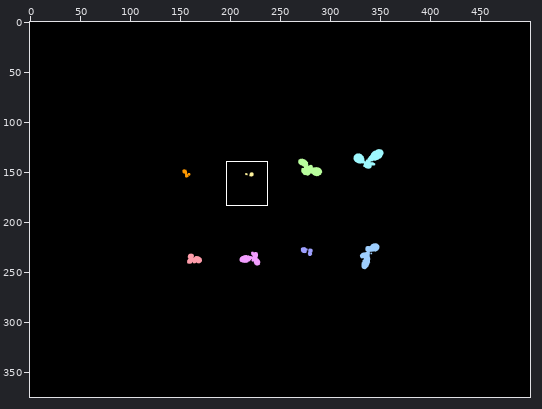
A sprite sheet gets an edit: test/Annotations/video1/00000.png. The first picture is a wide view before the edit; the outline marks the close-up.
Close-up. Earlier state:
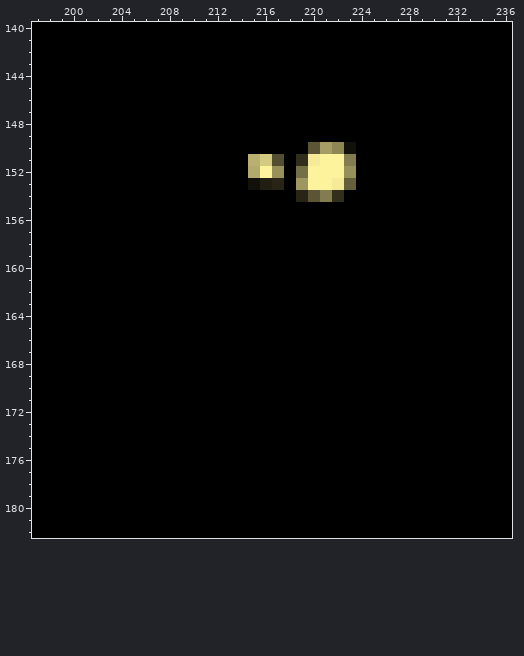
The file is 500x375 pixels. Colours within 5 levels of each other are drawn and written as one. Shown: x 197..236, y 140..182. The commit also changed other parts of the picture, which this record leaves out.
The result:
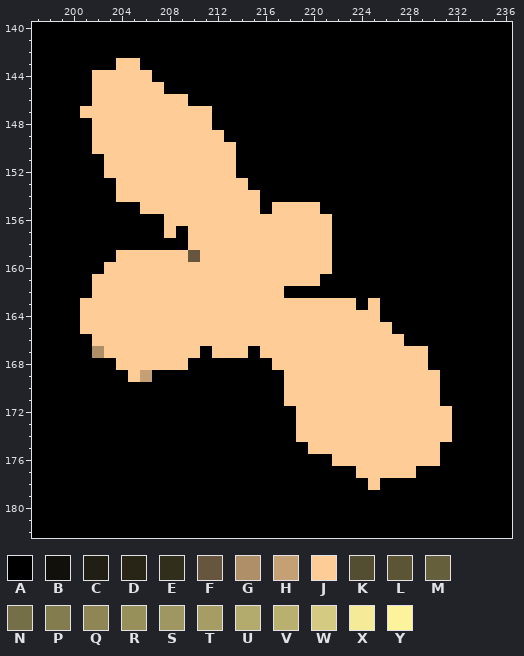
Palette (. is transparent): A #000000  B #11100a  C #211f13  D #282516  E #322e1c  F #67563e  G #ae8f68  H #c5a074  J #fecc96  K #534e31  L #5b5535  M #655f3c  N #756f47  P #837c4f  Q #8e8654  R #97905b  S #9e9761  T #a69d64  U #b3ab6e  V #b9af6e  W #d5ca81  X #f5ea97  Y #fef39d
From old to new:
@@ x 197..236 @@
 142 AAAAAAAAAAAAAAAAAAAAAAAAAAAAAAAAAAAAAAAA
-143 AAAAAAAAAAAAAAAAAAAAAAAAAAAAAAAAAAAAAAAA
-144 AAAAAAAAAAAAAAAAAAAAAAAAAAAAAAAAAAAAAAAA
-145 AAAAAAAAAAAAAAAAAAAAAAAAAAAAAAAAAAAAAAAA
-146 AAAAAAAAAAAAAAAAAAAAAAAAAAAAAAAAAAAAAAAA
-147 AAAAAAAAAAAAAAAAAAAAAAAAAAAAAAAAAAAAAAAA
-148 AAAAAAAAAAAAAAAAAAAAAAAAAAAAAAAAAAAAAAAA
-149 AAAAAAAAAAAAAAAAAAAAAAAAAAAAAAAAAAAAAAAA
-150 AAAAAAAAAAAAAAAAAAAAAAALTQBAAAAAAAAAAAAA
-151 AAAAAAAAAAAAAAAAAAVWKAEXYYPAAAAAAAAAAAAA
-152 AAAAAAAAAAAAAAAAAAUYRANYYYRAAAAAAAAAAAAA
-153 AAAAAAAAAAAAAAAAAABCDASYYXMAAAAAAAAAAAAA
-154 AAAAAAAAAAAAAAAAAAAAAADLPEAAAAAAAAAAAAAA
-155 AAAAAAAAAAAAAAAAAAAAAAAAAAAAAAAAAAAAAAAA
-156 AAAAAAAAAAAAAAAAAAAAAAAAAAAAAAAAAAAAAAAA
-157 AAAAAAAAAAAAAAAAAAAAAAAAAAAAAAAAAAAAAAAA
-158 AAAAAAAAAAAAAAAAAAAAAAAAAAAAAAAAAAAAAAAA
-159 AAAAAAAAAAAAAAAAAAAAAAAAAAAAAAAAAAAAAAAA
-160 AAAAAAAAAAAAAAAAAAAAAAAAAAAAAAAAAAAAAAAA
-161 AAAAAAAAAAAAAAAAAAAAAAAAAAAAAAAAAAAAAAAA
-162 AAAAAAAAAAAAAAAAAAAAAAAAAAAAAAAAAAAAAAAA
-163 AAAAAAAAAAAAAAAAAAAAAAAAAAAAAAAAAAAAAAAA
-164 AAAAAAAAAAAAAAAAAAAAAAAAAAAAAAAAAAAAAAAA
-165 AAAAAAAAAAAAAAAAAAAAAAAAAAAAAAAAAAAAAAAA
-166 AAAAAAAAAAAAAAAAAAAAAAAAAAAAAAAAAAAAAAAA
-167 AAAAAAAAAAAAAAAAAAAAAAAAAAAAAAAAAAAAAAAA
-168 AAAAAAAAAAAAAAAAAAAAAAAAAAAAAAAAAAAAAAAA
-169 AAAAAAAAAAAAAAAAAAAAAAAAAAAAAAAAAAAAAAAA
-170 AAAAAAAAAAAAAAAAAAAAAAAAAAAAAAAAAAAAAAAA
-171 AAAAAAAAAAAAAAAAAAAAAAAAAAAAAAAAAAAAAAAA
-172 AAAAAAAAAAAAAAAAAAAAAAAAAAAAAAAAAAAAAAAA
-173 AAAAAAAAAAAAAAAAAAAAAAAAAAAAAAAAAAAAAAAA
-174 AAAAAAAAAAAAAAAAAAAAAAAAAAAAAAAAAAAAAAAA
-175 AAAAAAAAAAAAAAAAAAAAAAAAAAAAAAAAAAAAAAAA
-176 AAAAAAAAAAAAAAAAAAAAAAAAAAAAAAAAAAAAAAAA
-177 AAAAAAAAAAAAAAAAAAAAAAAAAAAAAAAAAAAAAAAA
-178 AAAAAAAAAAAAAAAAAAAAAAAAAAAAAAAAAAAAAAAA
+143 AAAAAAAJJAAAAAAAAAAAAAAAAAAAAAAAAAAAAAAA
+144 AAAAAJJJJJAAAAAAAAAAAAAAAAAAAAAAAAAAAAAA
+145 AAAAAJJJJJJAAAAAAAAAAAAAAAAAAAAAAAAAAAAA
+146 AAAAAJJJJJJJJAAAAAAAAAAAAAAAAAAAAAAAAAAA
+147 AAAAJJJJJJJJJJJAAAAAAAAAAAAAAAAAAAAAAAAA
+148 AAAAAJJJJJJJJJJAAAAAAAAAAAAAAAAAAAAAAAAA
+149 AAAAAJJJJJJJJJJJAAAAAAAAAAAAAAAAAAAAAAAA
+150 AAAAAJJJJJJJJJJJJAAAAAAAAAAAAAAAAAAAAAAA
+151 AAAAAAJJJJJJJJJJJAAAAAAAAAAAAAAAAAAAAAAA
+152 AAAAAAJJJJJJJJJJJAAAAAAAAAAAAAAAAAAAAAAA
+153 AAAAAAAJJJJJJJJJJJAAAAAAAAAAAAAAAAAAAAAA
+154 AAAAAAAJJJJJJJJJJJJAAAAAAAAAAAAAAAAAAAAA
+155 AAAAAAAAAJJJJJJJJJJAJJJJAAAAAAAAAAAAAAAA
+156 AAAAAAAAAAAJJJJJJJJJJJJJJAAAAAAAAAAAAAAA
+157 AAAAAAAAAAAJAJJJJJJJJJJJJAAAAAAAAAAAAAAA
+158 AAAAAAAAAAAAAJJJJJJJJJJJJAAAAAAAAAAAAAAA
+159 AAAAAAAJJJJJJFJJJJJJJJJJJAAAAAAAAAAAAAAA
+160 AAAAAAJJJJJJJJJJJJJJJJJJJAAAAAAAAAAAAAAA
+161 AAAAAJJJJJJJJJJJJJJJJJJJAAAAAAAAAAAAAAAA
+162 AAAAAJJJJJJJJJJJJJJJJAAAAAAAAAAAAAAAAAAA
+163 AAAAJJJJJJJJJJJJJJJJJJJJJJJAJAAAAAAAAAAA
+164 AAAAJJJJJJJJJJJJJJJJJJJJJJJJJAAAAAAAAAAA
+165 AAAAJJJJJJJJJJJJJJJJJJJJJJJJJJAAAAAAAAAA
+166 AAAAAJJJJJJJJJJJJJJJJJJJJJJJJJJAAAAAAAAA
+167 AAAAAGJJJJJJJJAJJJAJJJJJJJJJJJJJJAAAAAAA
+168 AAAAAAAJJJJJJAAAAAAAJJJJJJJJJJJJJAAAAAAA
+169 AAAAAAAAJHAAAAAAAAAAAJJJJJJJJJJJJJAAAAAA
+170 AAAAAAAAAAAAAAAAAAAAAJJJJJJJJJJJJJAAAAAA
+171 AAAAAAAAAAAAAAAAAAAAAJJJJJJJJJJJJJAAAAAA
+172 AAAAAAAAAAAAAAAAAAAAAAJJJJJJJJJJJJJAAAAA
+173 AAAAAAAAAAAAAAAAAAAAAAJJJJJJJJJJJJJAAAAA
+174 AAAAAAAAAAAAAAAAAAAAAAJJJJJJJJJJJJJAAAAA
+175 AAAAAAAAAAAAAAAAAAAAAAAJJJJJJJJJJJAAAAAA
+176 AAAAAAAAAAAAAAAAAAAAAAAAAJJJJJJJJJAAAAAA
+177 AAAAAAAAAAAAAAAAAAAAAAAAAAAJJJJJAAAAAAAA
+178 AAAAAAAAAAAAAAAAAAAAAAAAAAAAJAAAAAAAAAAA
 179 AAAAAAAAAAAAAAAAAAAAAAAAAAAAAAAAAAAAAAAA
